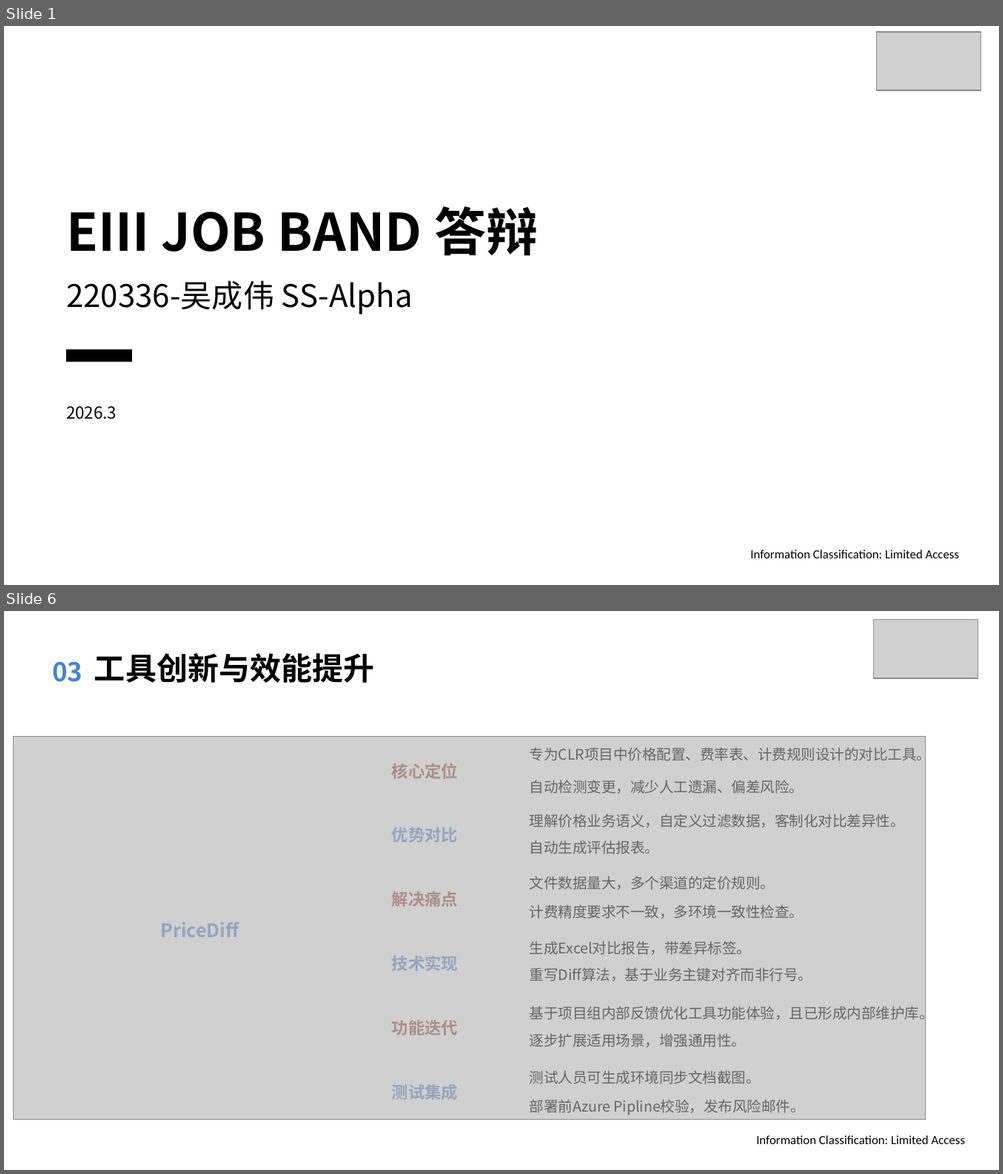
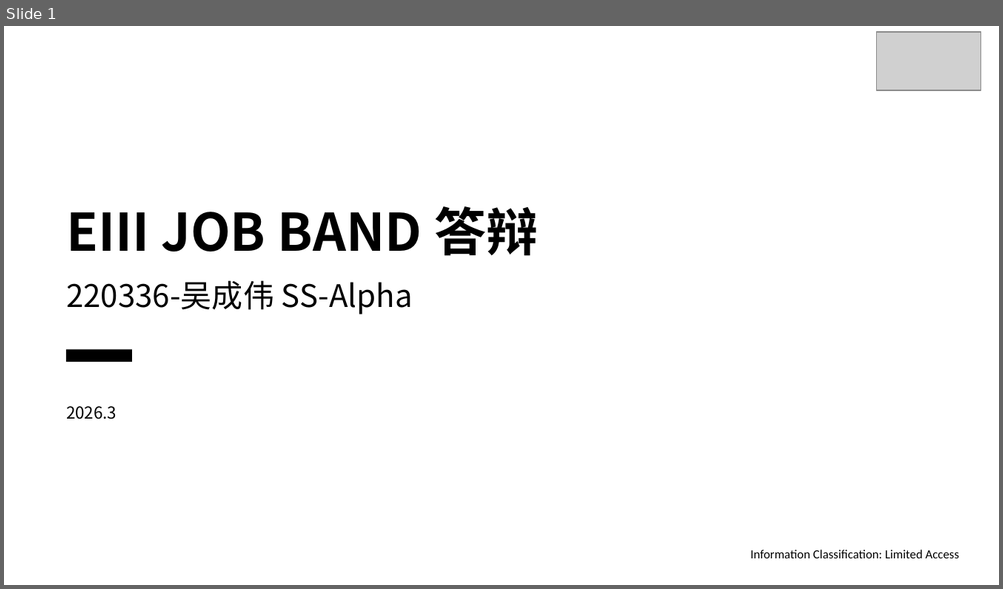
Before and after one commit to wuchengwei0/soft_exam, a slide deck: 第二场-220336-吴成伟.pptx. Shown one above the other, each under a label of ours: slides 1 and 6 before the commit, slide 1 after it; the slides between them are not shown. The pictures are 1003x1174 and 1003x589 pixels, drawn with LibreOffice and Linux fonts; fonts in the diff are those of the drawing; grey boxes stand for pictures; background and template pictures are left out. Boxes give left, top, right and bottom in pixels: in the first picture for what was removed or moved away, otherwise in the second. Text is boxed around its words. In the diff, an @@ line names an element or a change of style, - is before the commit and + after.

```diff
--- a/第二场-220336-吴成伟.pptx
+++ b/第二场-220336-吴成伟.pptx
@@ slide 6 removed at (4, 611, 999, 1170), background picture (left out) @@
@@ picture removed at (874, 620, 978, 678) @@
@@ text removed at (94, 653, 375, 683) @@
-工具创新与效能提升
@@ text removed at (52, 661, 82, 682) @@
-03
@@ picture removed at (13, 736, 925, 1119) @@
@@ text removed at (392, 763, 458, 779) @@
-核心定位
@@ text removed at (529, 745, 930, 764) @@
-专为CLR项目中价格配置、费率表、计费规则设计的对比工具。
@@ text removed at (529, 780, 803, 794) @@
-自动检测变更，减少人工遗漏、偏差风险。
@@ text removed at (392, 827, 458, 843) @@
-优势对比
@@ text removed at (529, 814, 905, 828) @@
-理解价格业务语义，自定义过滤数据，客制化对比差异性。
@@ text removed at (529, 840, 659, 854) @@
-自动生成评估报表。
@@ text removed at (529, 876, 774, 890) @@
-文件数据量大，多个渠道的定价规则。
@@ text removed at (392, 891, 458, 907) @@
-解决痛点
@@ text removed at (529, 905, 803, 919) @@
-计费精度要求不一致，多环境一致性检查。
@@ text removed at (160, 923, 239, 937) @@
-PriceDiff
@@ text removed at (529, 941, 751, 955) @@
-生成Excel对比报告，带差异标签。
@@ text removed at (392, 956, 458, 971) @@
-技术实现
@@ text removed at (529, 968, 812, 982) @@
-重写Diff算法，基于业务主键对齐而非行号。
@@ text removed at (529, 1004, 933, 1023) @@
-基于项目组内部反馈优化工具功能体验，且已形成内部维护库。
@@ text removed at (392, 1020, 458, 1036) @@
-功能迭代
@@ text removed at (529, 1034, 745, 1048) @@
-逐步扩展适用场景，增强通用性。
@@ text removed at (529, 1071, 760, 1085) @@
-测试人员可生成环境同步文档截图。
@@ text removed at (392, 1085, 458, 1100) @@
-测试集成
@@ text removed at (529, 1099, 805, 1116) @@
-部署前Azure Pipline校验，发布风险邮件。
@@ text removed at (756, 1136, 965, 1145) @@
-Information Classification: Limited Access
```
Also in this commit, not shown: 6 slides changed, 3 slides added, 1 other slide removed, 2 other files.
